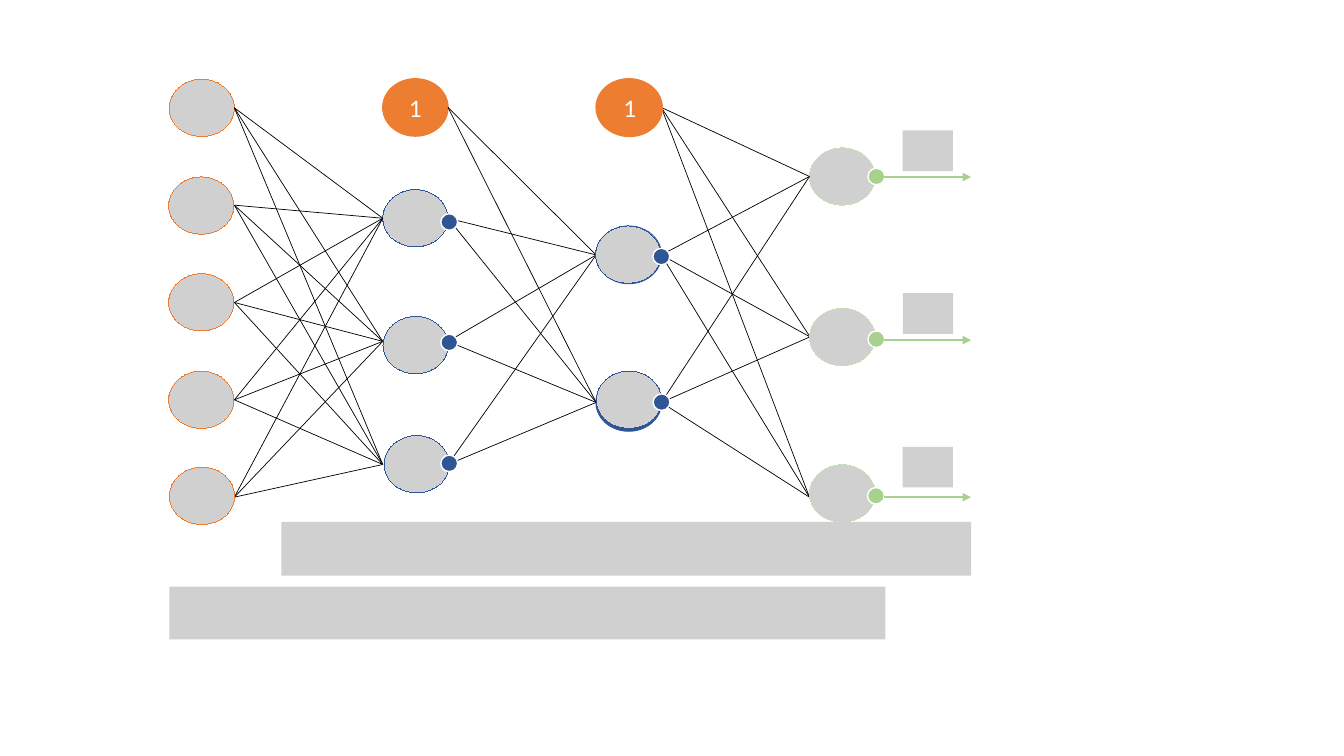
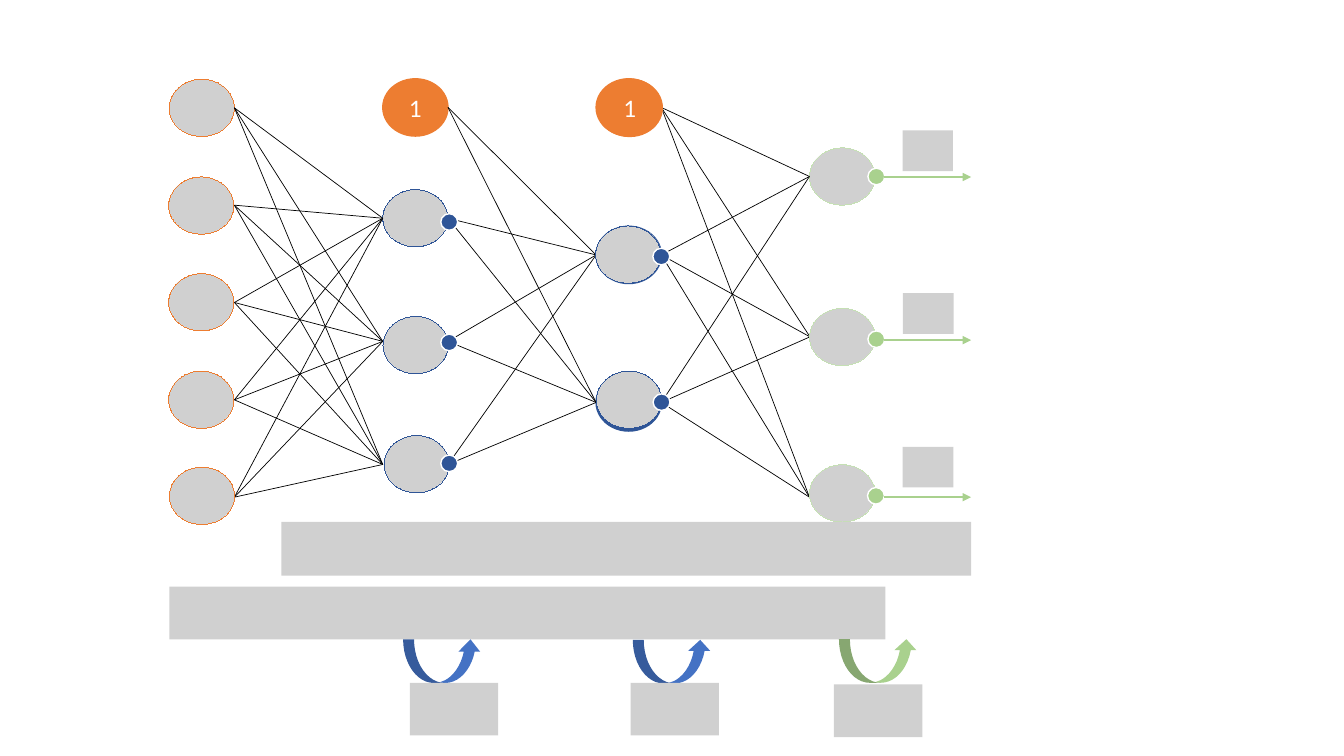
Before and after one commit to pim03/apr-hm, a slide deck: slide 1 of Homework3/rede.pptx. Drawn at 1344x756 pixels with LibreOffice and Linux fonts; fonts in the diff are those of the drawing; grey boxes stand for pictures. Boxes give left, top, right and bottom in pixels: in the first picture for what was removed or moved away, otherwise in the second. Text is boxed around its words. In the diff, an @@ line names an element or a change of style, - is before the commit and + after.

```diff
--- a/Homework3/rede.pptx
+++ b/Homework3/rede.pptx
@@ curved up arrow added at (403,639,482,683), fill #4472C4 @@
@@ curved up arrow added at (633,640,712,684), fill #4472C4 @@
@@ curved up arrow added at (839,639,918,683), fill #A9D18E @@
@@ picture added at (410,684,499,736) @@
@@ picture added at (631,683,720,735) @@
@@ picture added at (834,685,923,737) @@
```
Also in this commit, not shown: 31 other files.
